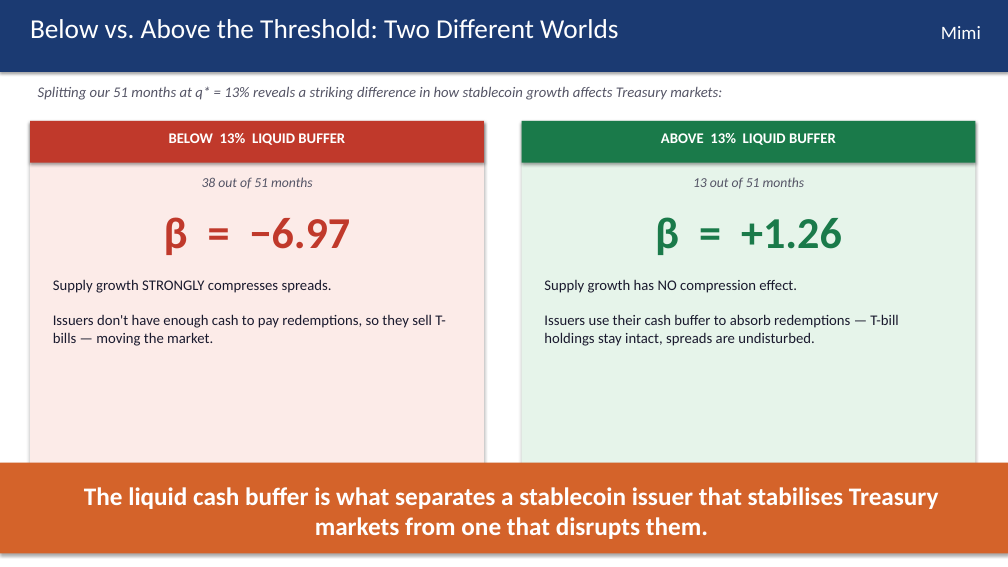
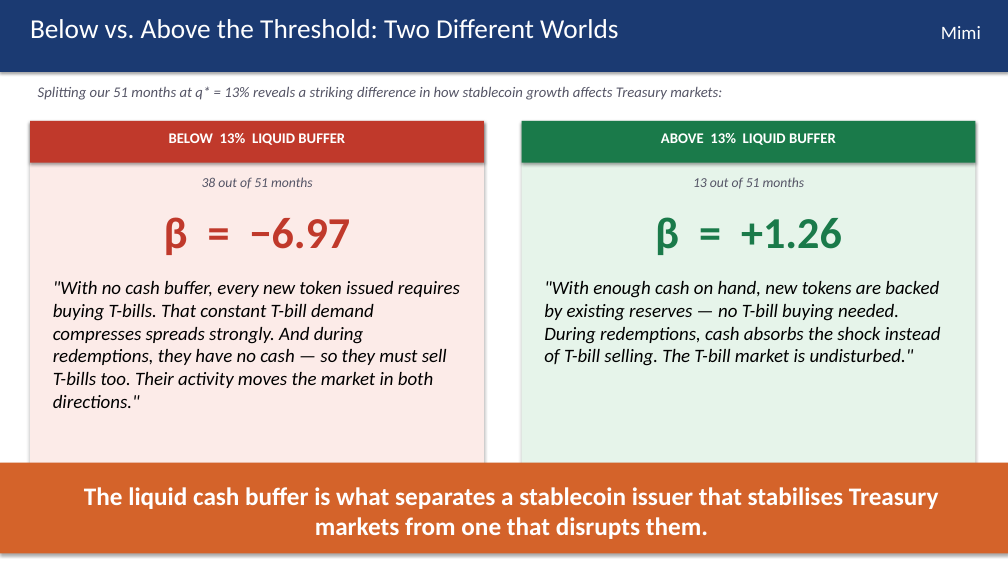
Before and after one commit to kimmireu0921/Stablecoins-and-the-Exorbitant-Privilege, a slide deck: slide 12 of FINAL_0512_Stablecoin_Exorbitant_Privilege.pptx. Drawn at 1008x567 pixels with LibreOffice and Linux fonts; fonts in the diff are those of the drawing. Boxes give left, top, right and bottom in pixels: in the first picture for what was removed or moved away, otherwise in the second. Text is boxed around its words. In the diff, an @@ line names an element or a change of style, - is before the commit and + after.

```diff
--- a/FINAL_0512_Stablecoin_Exorbitant_Privilege.pptx
+++ b/FINAL_0512_Stablecoin_Exorbitant_Privilege.pptx
@@ text at <box>53,281,460,408</box>: text changed; size 14 to 18 pt; text colour #1A1A2E to #000000; italic on @@
-Supply growth STRONGLY compresses spreads.
-Issuers don't have enough cash to pay redemptions, so they sell T-bills — moving the market.
+"With no cash buffer, every new token issued requires buying T-bills. That constant T-bill demand compresses spreads strongly. And during redemptions, they have no cash — so they must sell T-bills too. Their activity moves the market in both directions."
@@ text at <box>544,281,941,366</box>: text changed; size 14 to 18 pt; text colour #1A1A2E to #000000; italic on @@
-Supply growth has NO compression effect.
-Issuers use their cash buffer to absorb redemptions — T-bill holdings stay intact, spreads are undisturbed.
+"With enough cash on hand, new tokens are backed by existing reserves — no T-bill buying needed. During redemptions, cash absorbs the shock instead of T-bill selling. The T-bill market is undisturbed."
```
Also in this commit, not shown: 3 other slides changed.
